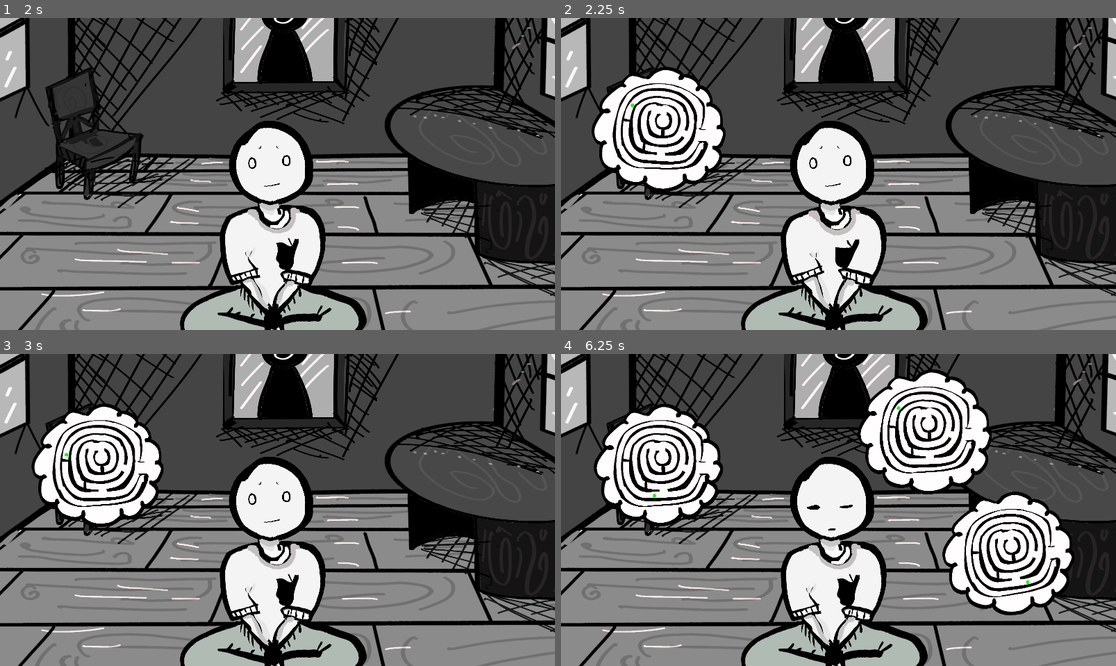
Above: before the commit, frames 1-4 (two rows, left to right).
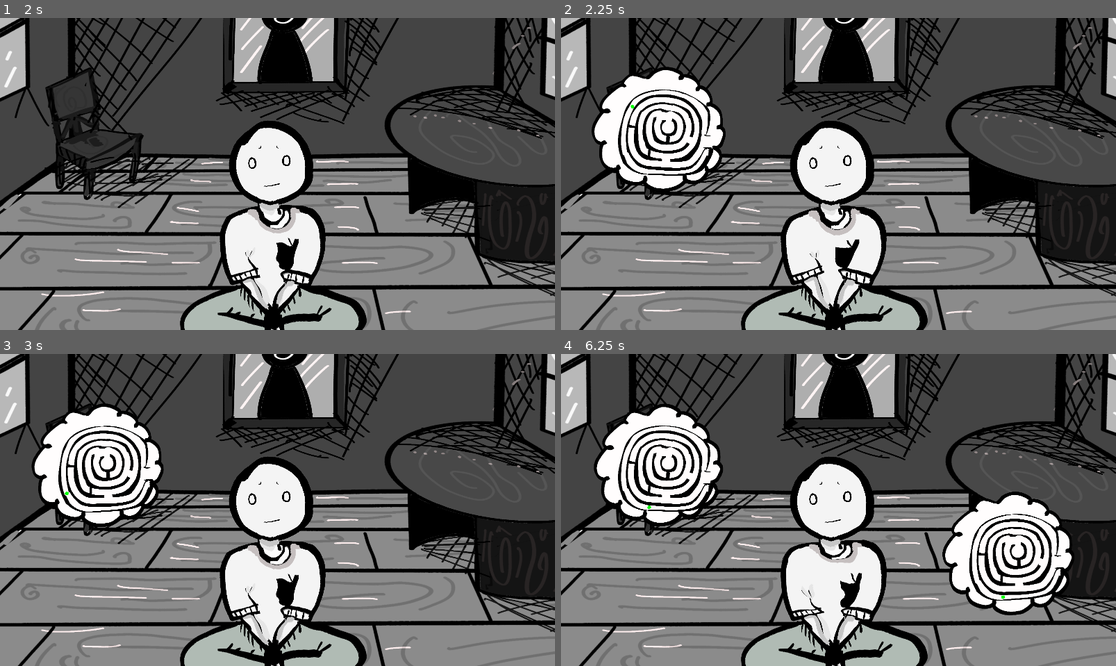
Above: after the commit, the same moments.

Repository: alilley96/gwj-097-imminent-doom
Game: Godot game, scene res://main/game.tscn
The game is run twice, just before and just after one commit, with the same random seed, the same clock (stepped at 60 frames per second) and the same inputs.
Inputs (mouse positions are in pixels of both pictures, inside the frame that each line leads up to):
- Up to frame 1 (2 s): tap Enter at 0.5 s; move the mouse to (399, 158) at 0.52 s; hold Mouse wheel down (rotate_clockwise) 0.53-1.28 s; move the mouse to (166, 189) at 1.27 s; tap Mouse wheel up (rotate_counter_clockwise) at 1.35 s
- Up to frame 2 (2.25 s): tap Space at 2 s; move the mouse to (894, 105) at 2.02 s; hold Mouse wheel down (rotate_clockwise) from 2.03 s (still down)
- Up to frame 3 (3 s): move the mouse to (249, 572) at 2.77 s; release Mouse wheel down (rotate_clockwise) at 2.78 s; tap Mouse wheel up (rotate_counter_clockwise) at 2.85 s
- Up to frame 4 (6.25 s): move the mouse to (1005, 556) at 3.52 s; hold Mouse wheel down (rotate_clockwise) 3.53-4.28 s; tap Escape (pause, bound only after the commit) at 4.15 s; move the mouse to (672, 463) at 4.27 s; tap Mouse wheel up (rotate_counter_clockwise) at 4.35, 5.85 s; move the mouse to (866, 510) at 5.02 s; hold Mouse wheel down (rotate_clockwise) 5.03-5.78 s; move the mouse to (755, 432) at 5.77 s

Frame 1 is identical in both runs. In frame 2, 2.3% of the frame differs, in the area x 9-28%, y 20-51%; in frame 3, 2.3%; in frame 4, 12%, in the area x 9-91%, y 4-90%.

Commit message:
basic pause functionality

Diff:
--- a/main/game_controller.gd
+++ b/main/game_controller.gd
@@ -8,30 +8,65 @@
 @export var player: Player
 
 
+# Private Variables ----------------------------------------------------------------
+
+var _game_over: bool = true
+var _game_paused: bool = false
+
+
 # Lifecycle Functions ----------------------------------------------------------------
 
 func _ready() -> void:
-	player.no_health.connect(_game_over)
+	player.no_health.connect(_set_game_over)
 
 	input_controller.rotate_clockwise.connect(_rotate_spirals_clockwise)
 	input_controller.rotate_counter_clockwise.connect(_rotate_spirals_counter_clockwise)
+	input_controller.pause.connect(_toggle_pause)
 
 	spiral_controller.damage.connect(_apply_damage)
 	spiral_controller.heal.connect(_regen_health)
 
+	_start()
+
+
+func _process(delta: float) -> void:
+	if _game_paused:
+		return
+
+	player.tick()
+	spiral_controller.tick(delta)
+
 
 # Private functions ----------------------------------------------------------------
 
-func _game_over() -> void:
-	print("Game Over!")
+func _start() -> void:
+	_game_over = false
+	_pause(false)
+
+
+func _toggle_pause() -> void:
+	if not _game_over:
+		_pause(not _game_paused)
+
+
+func _pause(pause: bool) -> void:
+	_game_paused = pause
+	spiral_controller.spiral_spawn_timer.paused = pause
+
+
+func _set_game_over() -> void:
+	_pause(true)
+	_game_over = true
 
 
 func _rotate_spirals_clockwise() -> void:
-	spiral_controller.rotate_spirals_clockwise()
+	if not _game_paused:
+		spiral_controller.rotate_spirals_clockwise()
 
 
 func _rotate_spirals_counter_clockwise() -> void:
-	spiral_controller.rotate_spirals_counter_clockwise()
+	if not _game_paused:
+		spiral_controller.rotate_spirals_counter_clockwise()
 
 
 func _apply_damage(amount: float) -> void:
--- a/main/input_controller.gd
+++ b/main/input_controller.gd
@@ -5,6 +5,8 @@
 
 signal rotate_clockwise()
 signal rotate_counter_clockwise()
+signal pause()
+
 
 # Lifecycle Functions ----------------------------------------------------------------
 
@@ -13,3 +15,7 @@
 		rotate_clockwise.emit()
 	elif event.is_action_pressed("rotate_counter_clockwise"):
 		rotate_counter_clockwise.emit()
+	elif event.is_action_pressed("pause"):
+		pause.emit()
+	else:
+		pass
--- a/main/spiral_controller.gd
+++ b/main/spiral_controller.gd
@@ -30,16 +30,6 @@
 	spiral_spawn_timer.wait_time = spiral_spawn_rate
 	spiral_spawn_timer.timeout.connect(_spawn_spiral)
 	spiral_spawn_timer.start()
-
-
-func _process(delta: float) -> void:
-	var frame_damage := 0.0
-	for spiral in _spirals:
-		frame_damage += spiral.damage_per_second
-
-	frame_damage *= delta
-
-	damage.emit(frame_damage)
 
 
 # Private functions ----------------------------------------------------------------
@@ -89,6 +79,16 @@
 
 # Public functions ----------------------------------------------------------------
 
+func tick(delta: float) -> void:
+	var frame_damage := 0.0
+	for spiral in _spirals:
+		frame_damage += spiral.damage_per_second
+
+	frame_damage *= delta
+
+	damage.emit(frame_damage)
+
+
 func rotate_spirals_clockwise() -> void:
 	for spiral in _spirals:
 		spiral.rotate_clockwise()
--- a/player/player.gd
+++ b/player/player.gd
@@ -25,18 +25,6 @@
 	face_sprite.play()
 
 
-func _process(_delta: float) -> void:
-	var current_state := PlayerStates.CONTENT
-
-	for state in PlayerStates.STATES:
-		if _health < state.health_threshold:
-			current_state = state
-			break
-
-	face_sprite.animation = current_state.face_animation_name
-	body_sprite.speed_scale = current_state.breathing_speed
-
-
 # Public Functions ----------------------------------------------------------------
 
 func apply_damage(amount: float) -> void:
@@ -49,3 +37,15 @@
 	_health += amount
 	if _health > max_health:
 		_health = max_health
+
+
+func tick() -> void:
+	var current_state := PlayerStates.CONTENT
+
+	for state in PlayerStates.STATES:
+		if _health < state.health_threshold:
+			current_state = state
+			break
+
+	face_sprite.animation = current_state.face_animation_name
+	body_sprite.speed_scale = current_state.breathing_speed
--- a/project.godot
+++ b/project.godot
@@ -32,6 +32,11 @@
 "events": [Object(InputEventMouseButton,"resource_local_to_scene":false,"resource_name":"","device":-1,"window_id":0,"a …(253 unchanged characters)…
 ]
 }
+pause={
+"deadzone": 0.2,
+"events": [Object(InputEventKey,"resource_local_to_scene":false,"resource_name":"","device":-1,"window_id":0,"alt_pressed":false,"shift_pressed":false,"ctrl_pressed":false,"meta_pressed":false,"pressed":false,"keycode":0,"physical_keycode":4194305,"key_label":0,"unicode":0,"location":0,"echo":false,"script":null)
+]
+}
 
 [physics]
 
--- a/spiral_maze/spiral_maze_0.tscn
+++ b/spiral_maze/spiral_maze_0.tscn
@@ -13,17 +13,19 @@
 metadata/_custom_type_script = "uid://ch8126o67f1p7"
 
 [node name="CollisionPolygon2D" type="CollisionPolygon2D" parent="." unique_id=1730453248]
+position = Vector2(105.40967, 105.275635)
 rotation = -0.02226139
 polygon = PackedVector2Array(-151.99722, -226.4395, -151.5743, -245.43478, -215.66972, -241.86064, -245.64389, -153.505 …(6374 unchanged characters)…
 
 [node name="MazeEndArea2D" type="Area2D" parent="." unique_id=1573067491]
-position = Vector2(767, 103)
+position = Vector2(872.40967, 208.27563)
 
 [node name="CollisionShape2D" type="CollisionShape2D" parent="MazeEndArea2D" unique_id=1998794054]
 position = Vector2(-64.75, -33)
 shape = SubResource("RectangleShape2D_kyhck")
 
 [node name="Sprite2D" type="Sprite2D" parent="." unique_id=801703650]
+position = Vector2(105.40967, 105.275635)
 texture = ExtResource("2_ekp3q")
 
 [node name="BallSpawnPoint" type="Marker2D" parent="." unique_id=183407886]
